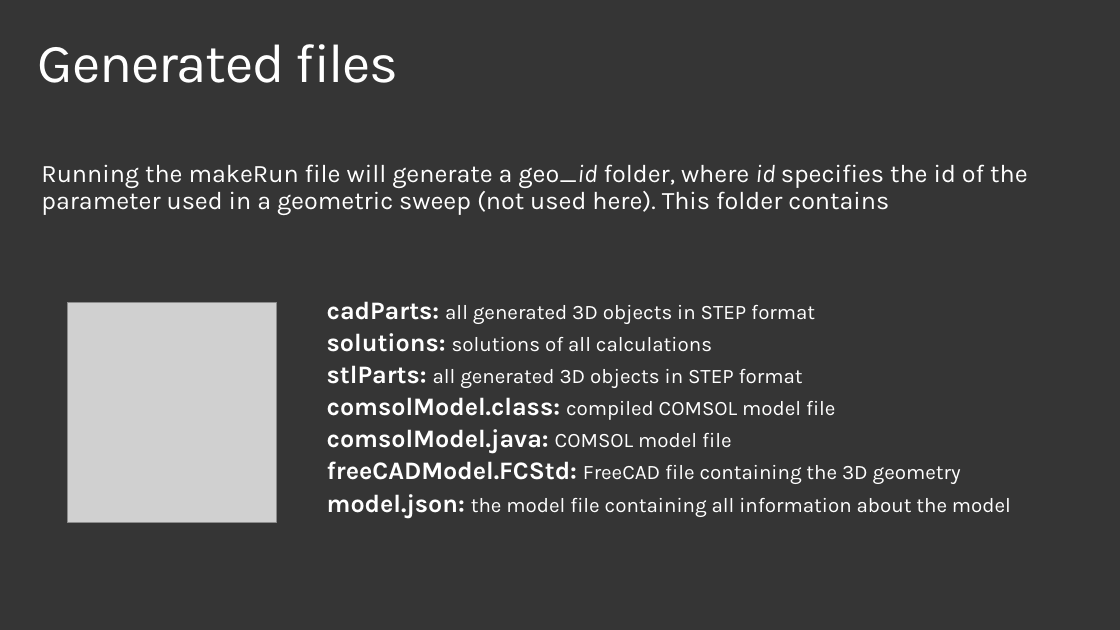
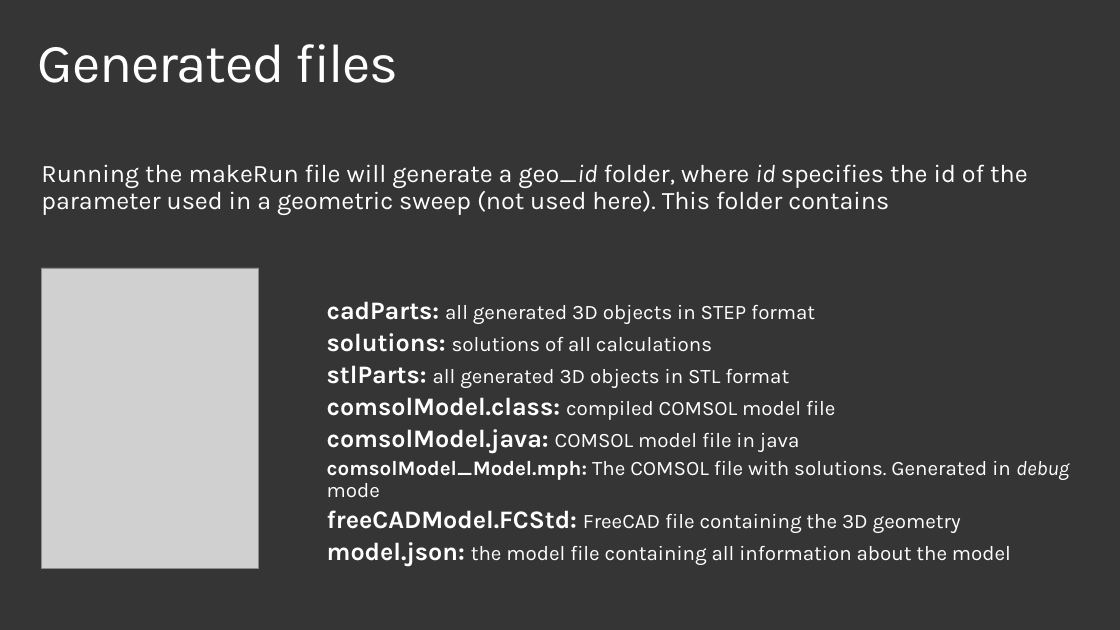
Before and after one commit to microsoft/qmt, a slide deck: slide 19 of examples/1_3D_2DEG/2DEG example.pptx (slide 21 before the commit). Drawn at 1120x630 pixels with LibreOffice and Linux fonts; fonts in the diff are those of the drawing; grey boxes stand for pictures; background and template pictures are left out. Boxes give left, top, right and bottom in pixels: in the first picture for what was removed or moved away, otherwise in the second. Text is boxed around its words. In the diff, an @@ line names an element or a change of style, - is before the commit and + after.

```diff
--- a/examples/1_3D_2DEG/2DEG example.pptx
+++ b/examples/1_3D_2DEG/2DEG example.pptx
@@ picture resized from (x1=68, y1=302, x2=277, y2=522) to (x1=41, y1=268, x2=259, y2=567) @@
@@ text at (x1=327, y1=365, x2=789, y2=388): text changed @@
-stlParts: all generated 3D objects in STEP format
+stlParts: all generated 3D objects in STL format
@@ text at (x1=327, y1=429, x2=1069, y2=497): text changed; size 22 to 18 pt; bold off @@
-comsolModel.java: COMSOL model file
+comsolModel.java: COMSOL model file in java
+comsolModel_Model.mph: The COMSOL file with solutions. Generated in debug mode
```
Also in this commit, not shown: 4 other slides changed, 2 slides removed, 1 other file.
